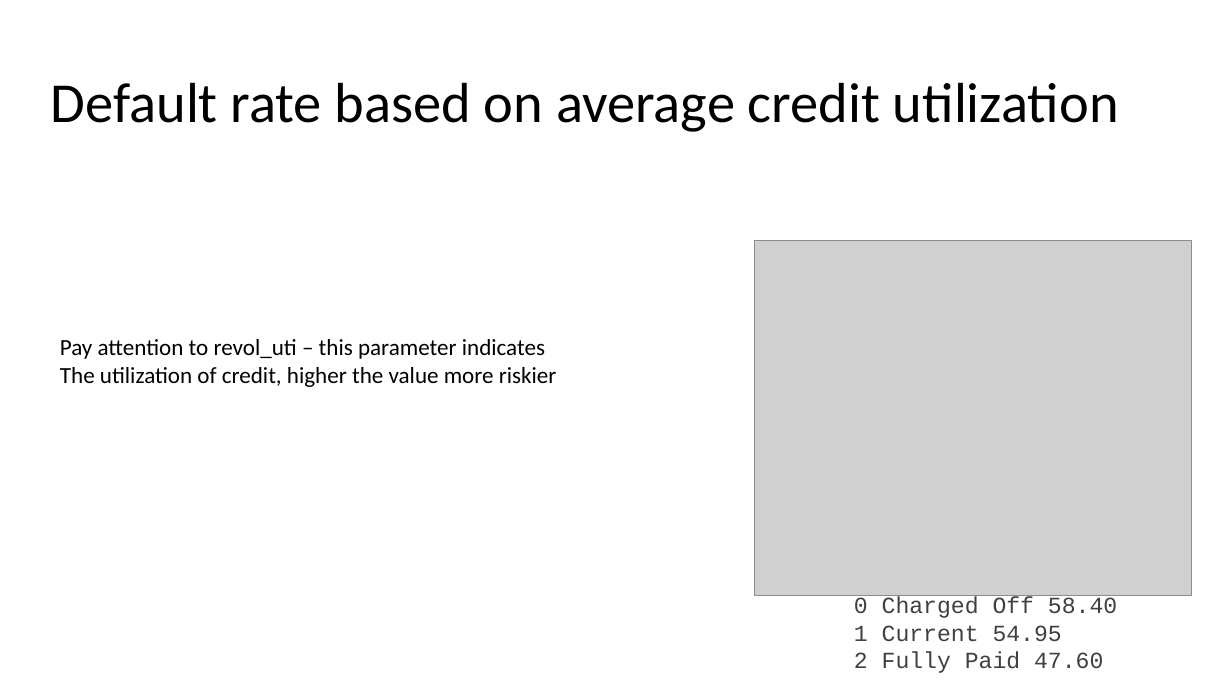
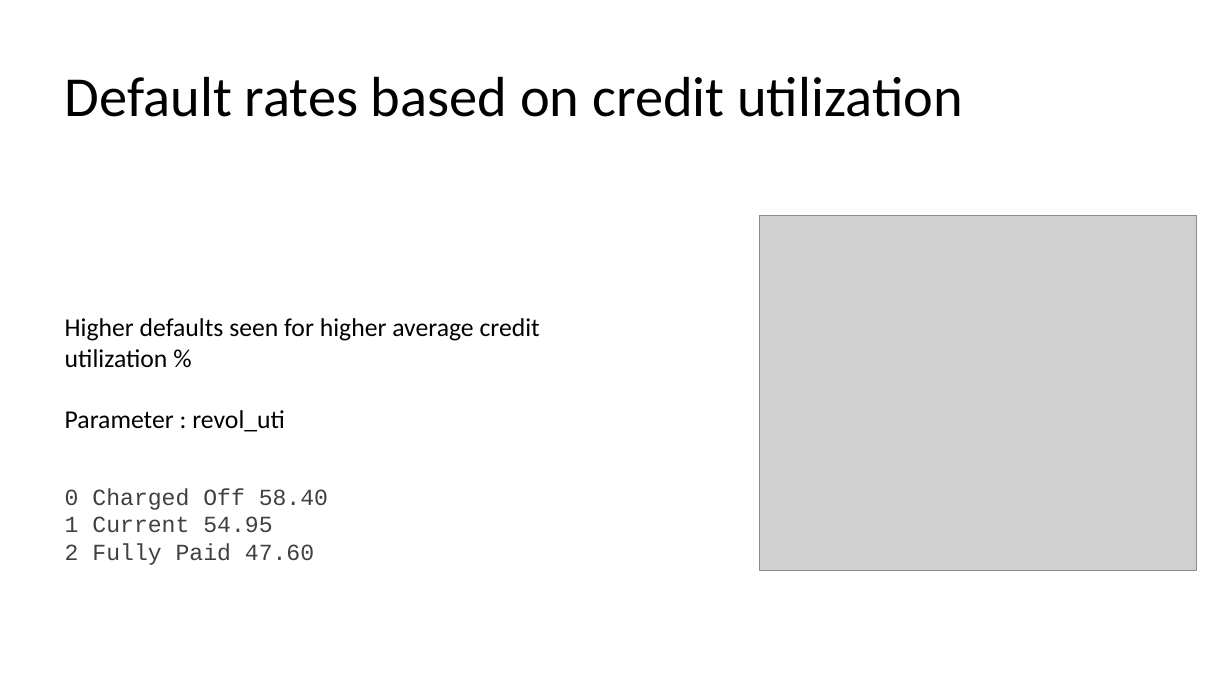
Before and after one commit to maheshh22/LendingClub, a slide deck: slide 10 of LendingCaseStudy.pptx (slide 8 before the commit). Drawn at 1232x693 pixels with LibreOffice and Linux fonts; fonts in the diff are those of the drawing; grey boxes stand for pictures. Boxes give left, top, right and bottom in pixels: in the first picture for what was removed or moved away, otherwise in the second. Text is boxed around its words. In the diff, an @@ line names an element or a change of style, - is before the commit and + after.

Commit message:
Add files via upload
Updated information based on further analysis.
Structured the presentation with problem statement, analysis and final summary.

```diff
--- a/LendingCaseStudy.pptx
+++ b/LendingCaseStudy.pptx
@@ title at [65,76,963,117]: text changed @@
-Default rate based on average credit utilization
+Default rates based on credit utilization
@@ picture: place and size @@
-picture at [755,240,1192,595]
+picture at [760,215,1197,570]
@@ text added at [65,318,540,432], 20 pt, text #000000 @@
+Higher defaults seen for higher average credit utilization %
+Parameter : revol_uti
@@ text removed at [60,339,557,387] @@
-Pay attention to revol_uti – this parameter indicates
-The utilization of credit, higher the value more riskier
@@ text "0 Charged Off 58.40": place and size @@
-text "0 Charged Off 58.40" at [854,596,1117,673]
+text "0 Charged Off 58.40" at [65,488,328,565]
```
Also in this commit, not shown: 5 other slides changed, 8 slides added, 2 slides removed.
